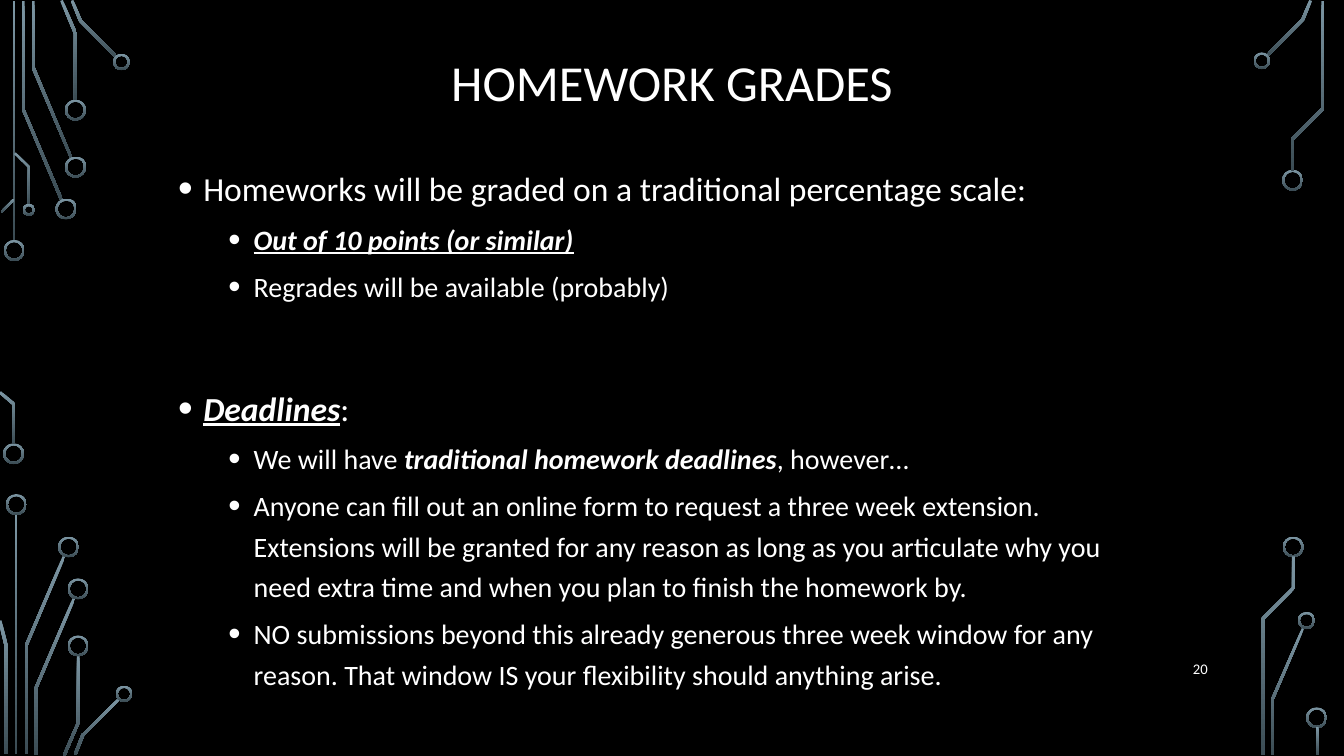
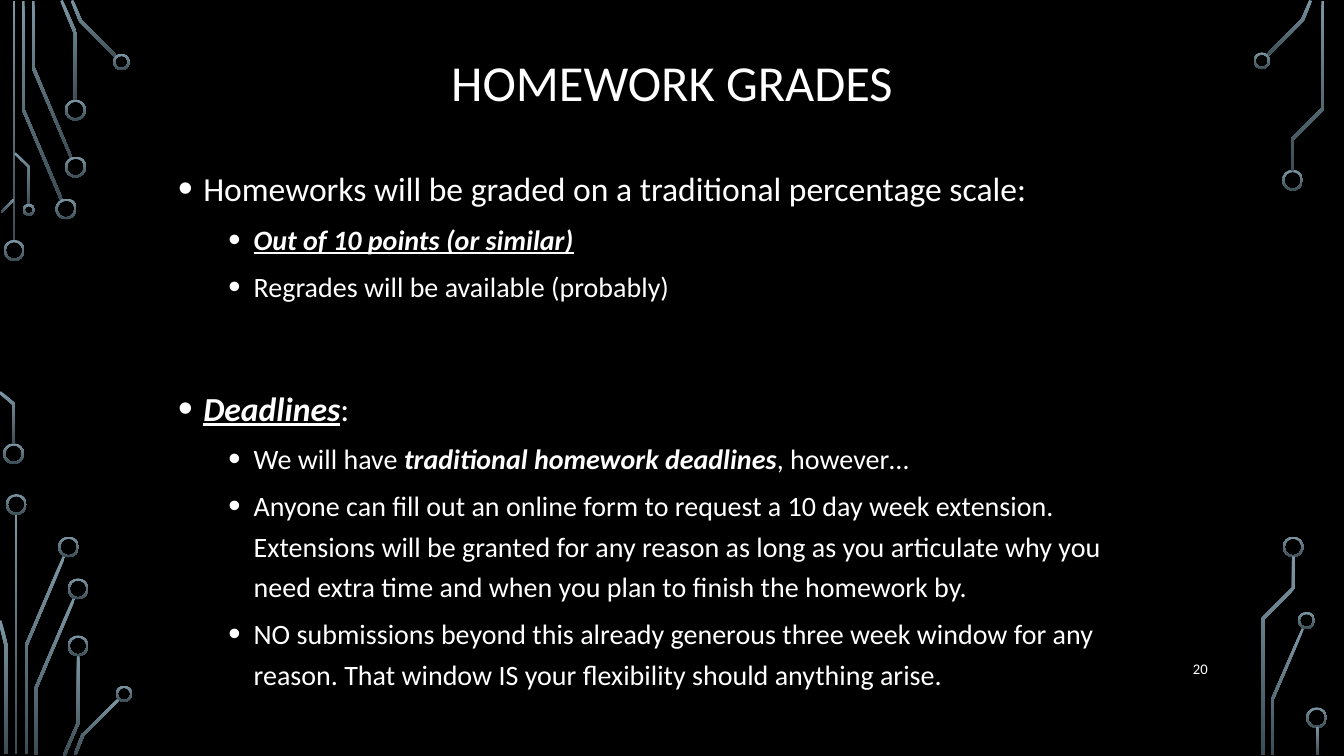
Before and after one commit to markfloryan/dmt2, a slide deck: slide 20 of slides/00-CourseIntroduction.pptx. Drawn at 1344x756 pixels with LibreOffice and Linux fonts; fonts in the diff are those of the drawing; background and template pictures are left out. Boxes give left, top, right and bottom in pixels: in the first picture for what was removed or moved away, otherwise in the second. Text is boxed around its words. In the diff, an @@ line names an element or a change of style, - is before the commit and + after.

```diff
--- a/slides/00-CourseIntroduction.pptx
+++ b/slides/00-CourseIntroduction.pptx
@@ text at <box>254,496,1100,602</box>: text changed @@
-  • Anyone can fill out an online form to request a three week extension. Extensions will be granted for any reason as long as you articulate why you need extra time and when you plan to finish the homework by.
+  • Anyone can fill out an online form to request a 10 day week extension. Extensions will be granted for any reason as long as you articulate why you need extra time and when you plan to finish the homework by.
```
Also in this commit, not shown: 1 other slide changed, 5 other files.
